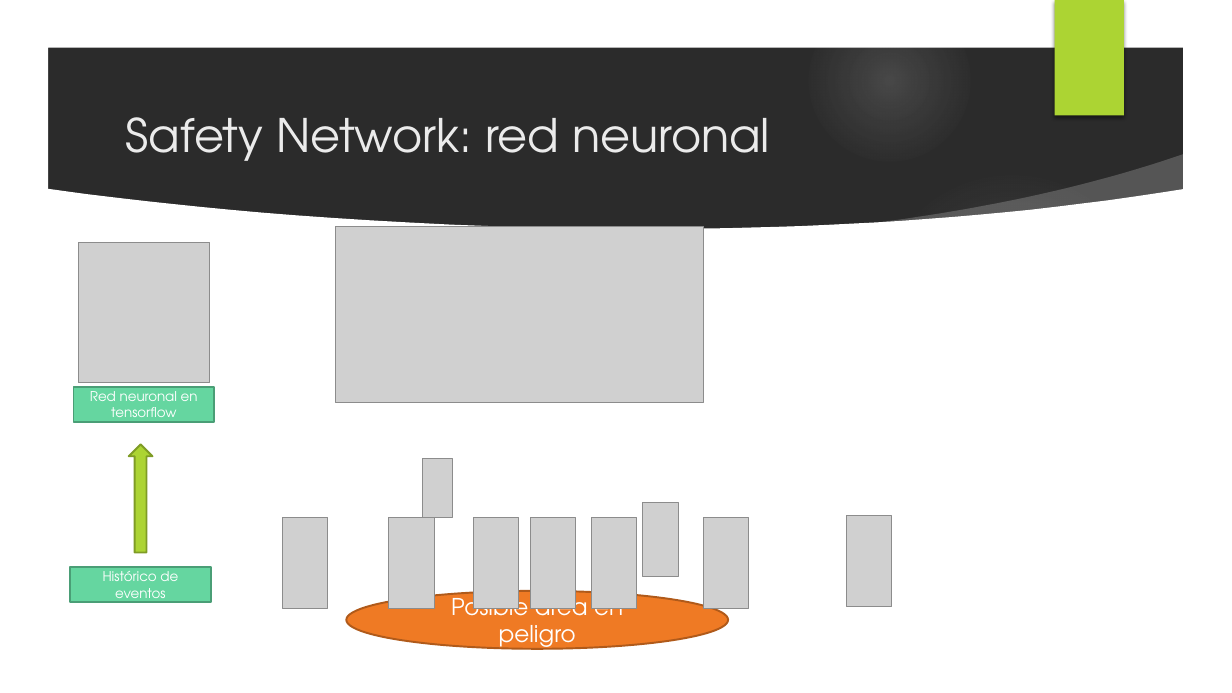
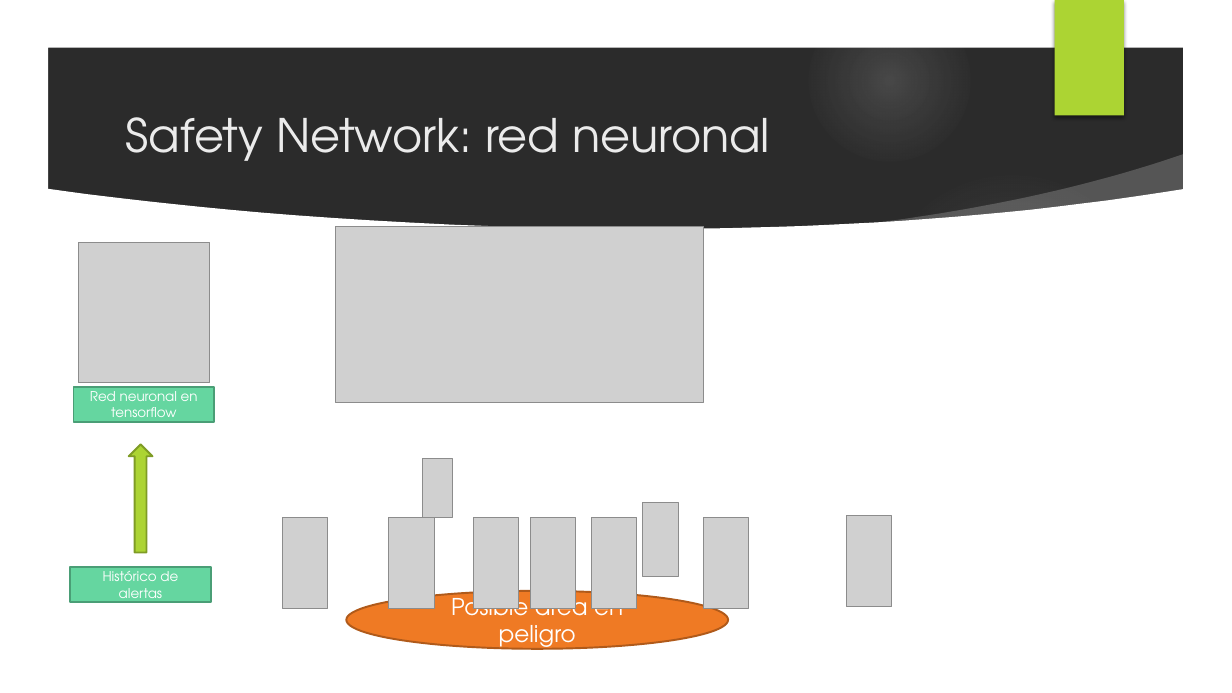
Before and after one commit to javieraviles/spaceappschallenge, a slide deck: slide 8 of Documentation/project_slide.pptx. Drawn at 1232x693 pixels with LibreOffice and Linux fonts; fonts in the diff are those of the drawing; grey boxes stand for pictures; background and template pictures are left out; a plain dark background stands for a picture behind light text. Boxes give left, top, right and bottom in pixels: in the first picture for what was removed or moved away, otherwise in the second. Text is boxed around its words. In the diff, an @@ line names an element or a change of style, - is before the commit and + after.

```diff
--- a/Documentation/project_slide.pptx
+++ b/Documentation/project_slide.pptx
@@ text in rectangle at [103,571,178,605]: text changed @@
-Histórico de eventos
+Histórico de alertas
```
Also in this commit, not shown: 5 other slides changed.
